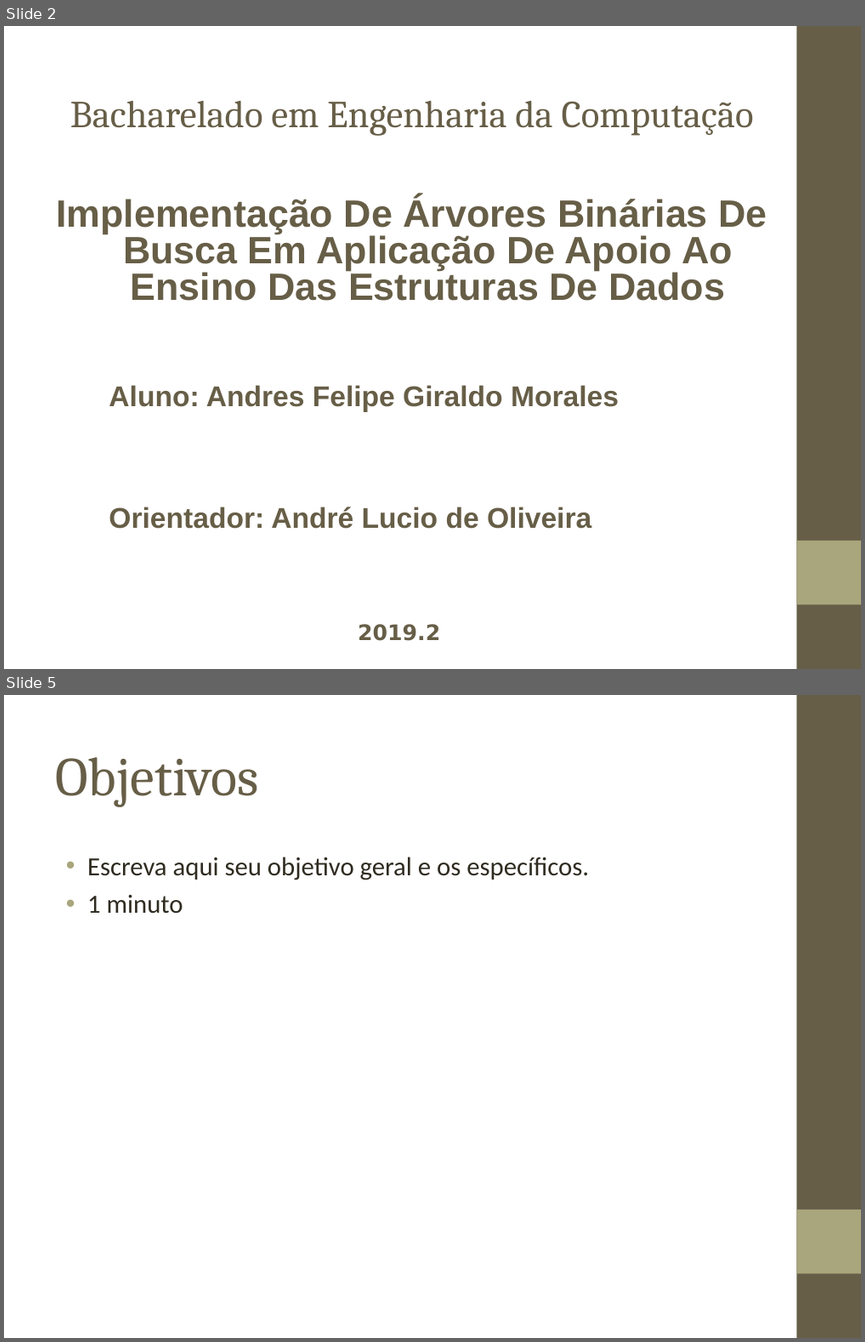
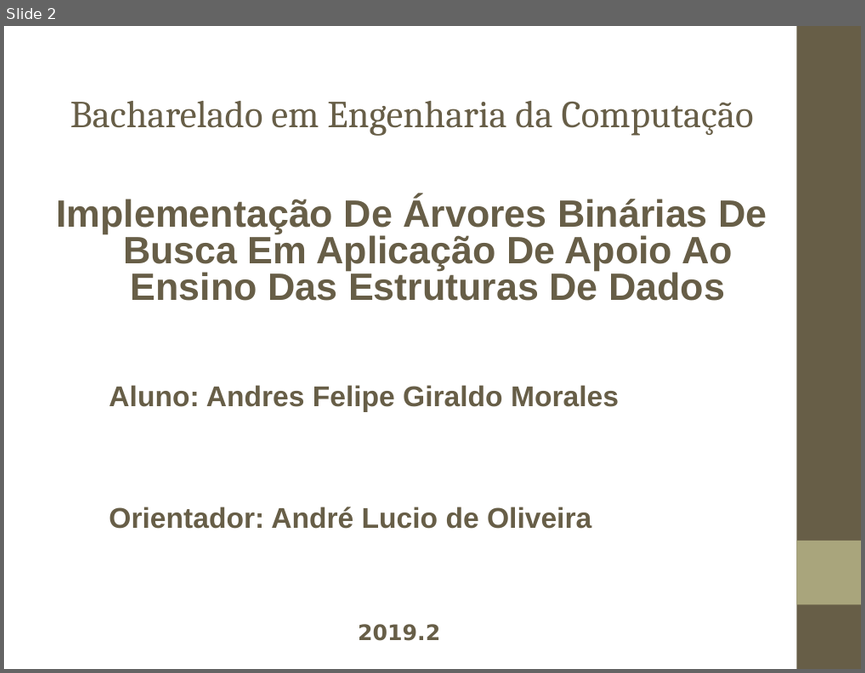
Before and after one commit to andresklr/monografia1902, a slide deck: Texto/Apresentação/Monografia 1902.ppt. Shown one above the other, each under a label of ours: slides 2 and 5 before the commit, slide 2 after it; the slides between them are not shown. The pictures are 865x1342 and 865x673 pixels, drawn with LibreOffice and Linux fonts; fonts in the diff are those of the drawing; background and template pictures are left out. Boxes give left, top, right and bottom in pixels: in the first picture for what was removed or moved away, otherwise in the second. Text is boxed around its words. In the diff, an @@ line names an element or a change of style, - is before the commit and + after.

```diff
--- a/Texto/Apresentação/Monografia 1902.ppt
+++ b/Texto/Apresentação/Monografia 1902.ppt
@@ slide 5 removed at (4,695,861,1338), background picture (left out); not listed: 2 template elements that a slide beside it also shows @@
@@ title removed at (55,757,258,807) @@
-Objetivos
@@ text removed at (87,857,589,913) @@
-• Escreva aqui seu objetivo geral e os específicos.
-• 1 minuto
```
Also in this commit, not shown: 1 slide changed, 9 slides added, 7 other slides removed, 3 other files.
